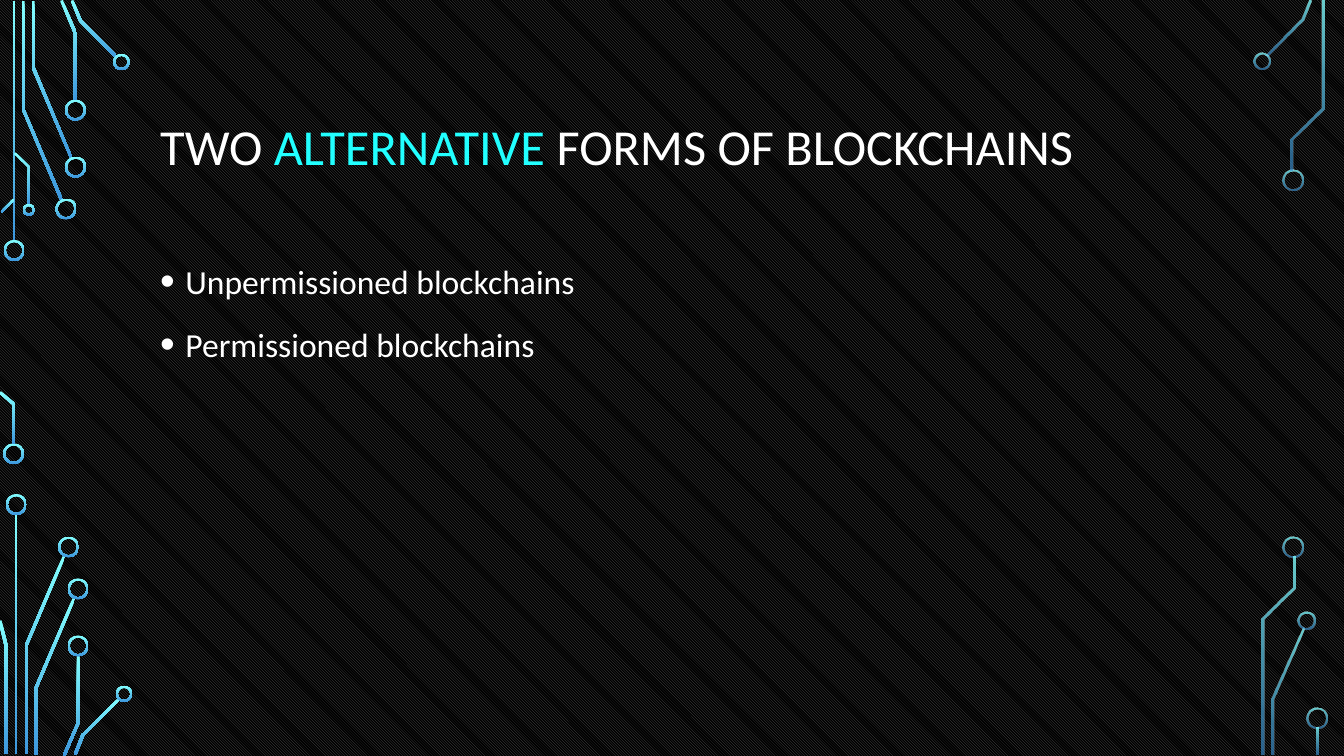
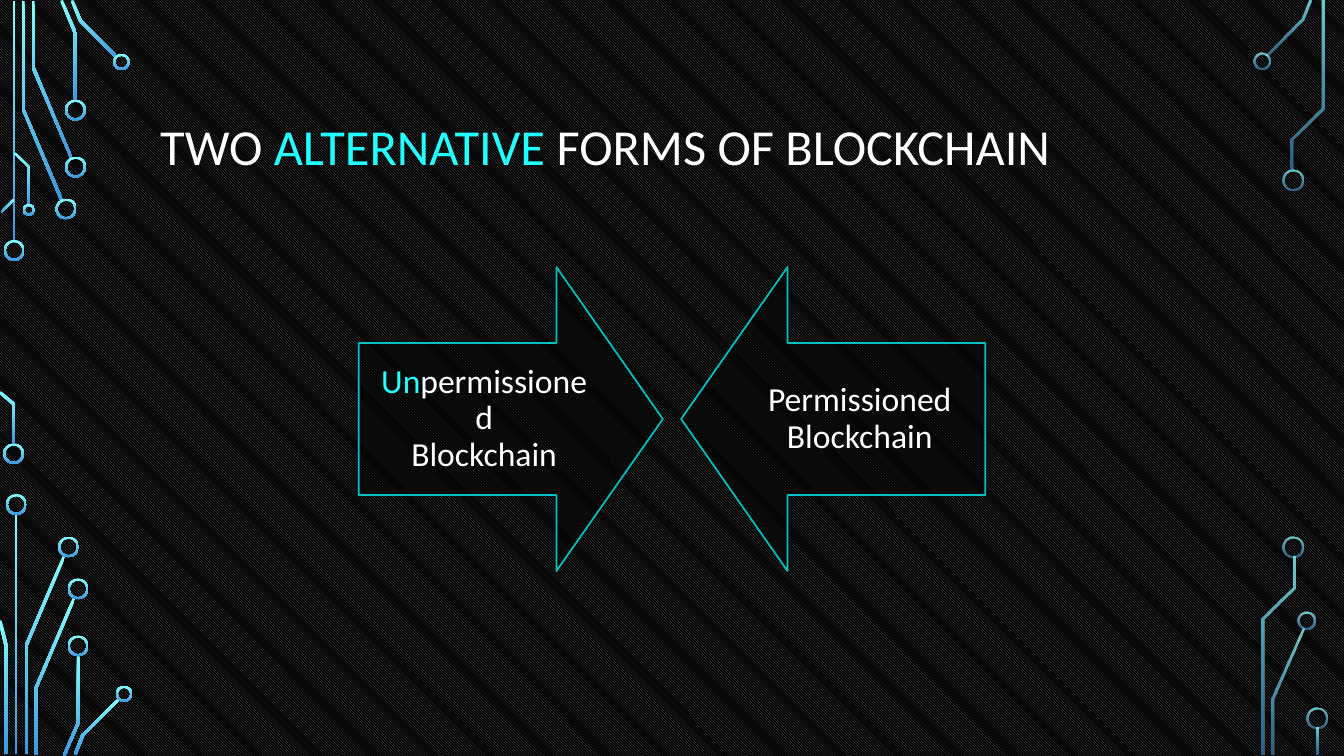
Before and after one commit to tokenika/tokenika.github.io, a slide deck: slide 4 of eostalk/EOS Talk Lodz2.pptx. Drawn at 1344x756 pixels with LibreOffice and Linux fonts; fonts in the diff are those of the drawing; background and template pictures are left out. Boxes give left, top, right and bottom in pixels: in the first picture for what was removed or moved away, otherwise in the second. Text is boxed around its words. In the diff, an @@ line names an element or a change of style, - is before the commit and + after.

```diff
--- a/eostalk/EOS Talk Lodz2.pptx
+++ b/eostalk/EOS Talk Lodz2.pptx
@@ title at box(160, 132, 1049, 166): text changed @@
-TWO ALTERNATIVE FORMS OF BLOCKCHAINS
+TWO ALTERNATIVE FORMS OF BLOCKCHAIN
@@ text removed at box(185, 270, 574, 358) @@
-• Unpermissioned blockchains
-• Permissioned blockchains
@@ group added at box(359, 267, 986, 572): 2 down arrows, 2 texts @@
+Unpermissioned
+Blockchain
+Permissioned
+Blockchain
```
Also in this commit, not shown: 8 other slides changed, 1 other file.
